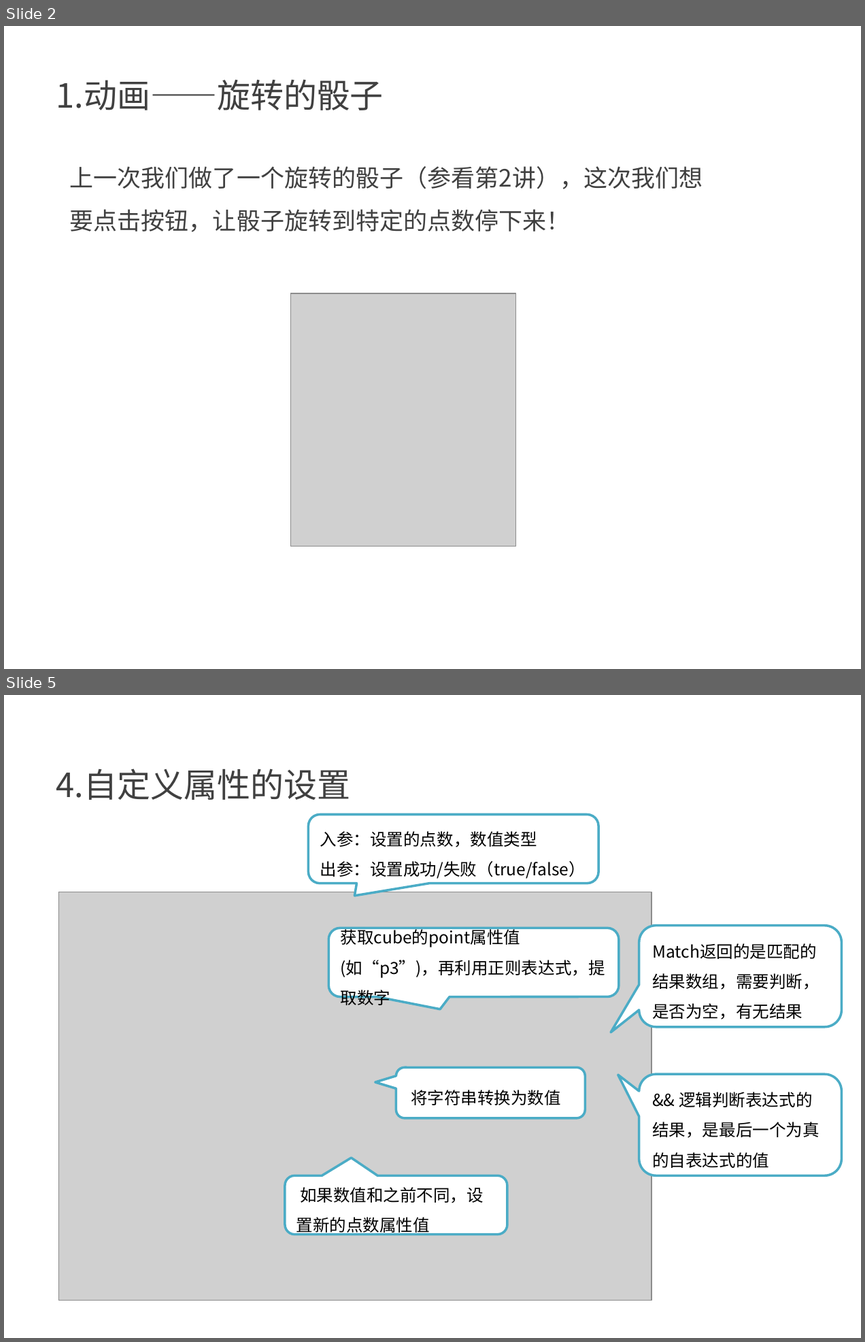
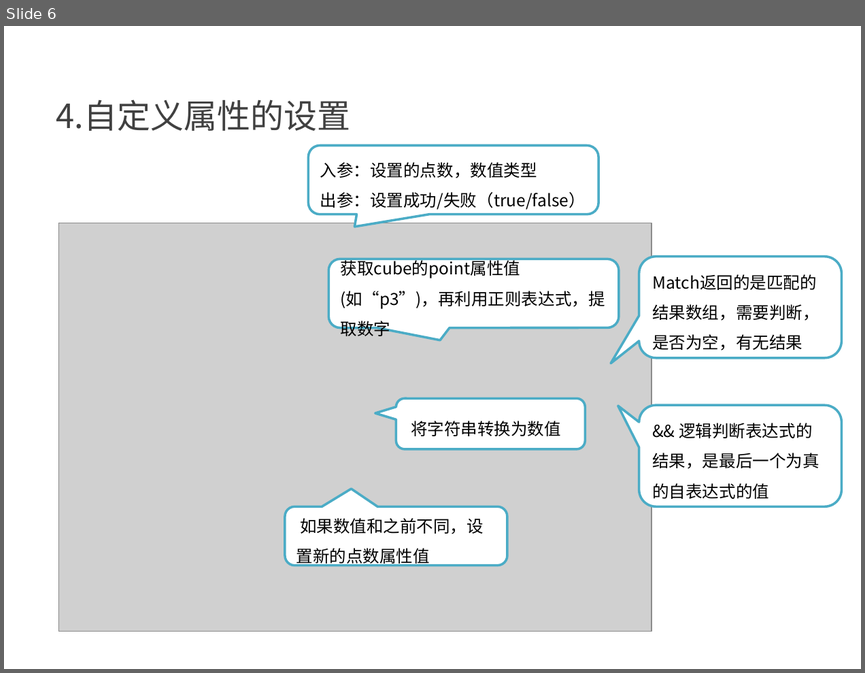
Before and after one commit to kong66/webAni, a slide deck: 5-3DLetter/3DLetter.pptx. Shown one above the other, each under a label of ours: slides 2 and 5 before the commit, slide 6 after it; the slides between them are not shown. The pictures are 865x1342 and 865x673 pixels, drawn with LibreOffice and Linux fonts; fonts in the diff are those of the drawing; grey boxes stand for pictures. Boxes give left, top, right and bottom in pixels: in the first picture for what was removed or moved away, otherwise in the second. Text is boxed around its words. In the diff, an @@ line names an element or a change of style, - is before the commit and + after.

```diff
--- a/5-3DLetter/3DLetter.pptx
+++ b/5-3DLetter/3DLetter.pptx
@@ slide 2 removed at [4,26,861,669], background #FFFFFF @@
@@ text removed at [56,79,383,110] @@
-1.动画——旋转的骰子
@@ text removed at [70,166,703,232] @@
-上一次我们做了一个旋转的骰子（参看第2讲），这次我们想要点击按钮，让骰子旋转到特定的点数停下来！
@@ picture removed at [291,293,515,546] @@
@@ what was slide 5 is now slide 6 @@
```
Also in this commit, not shown: 1 slide changed, 4 slides added, 2 other slides removed, 4 other files.
